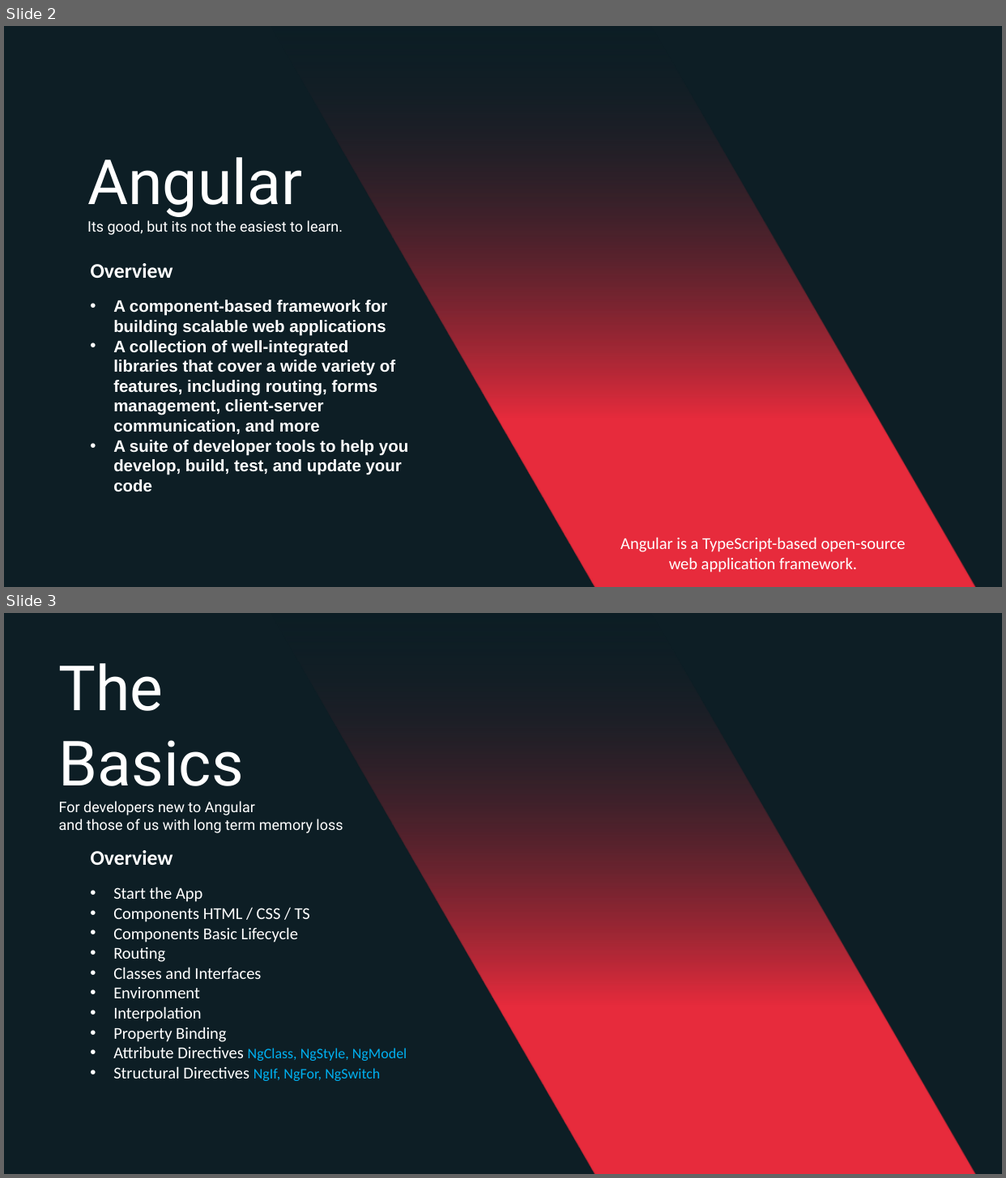
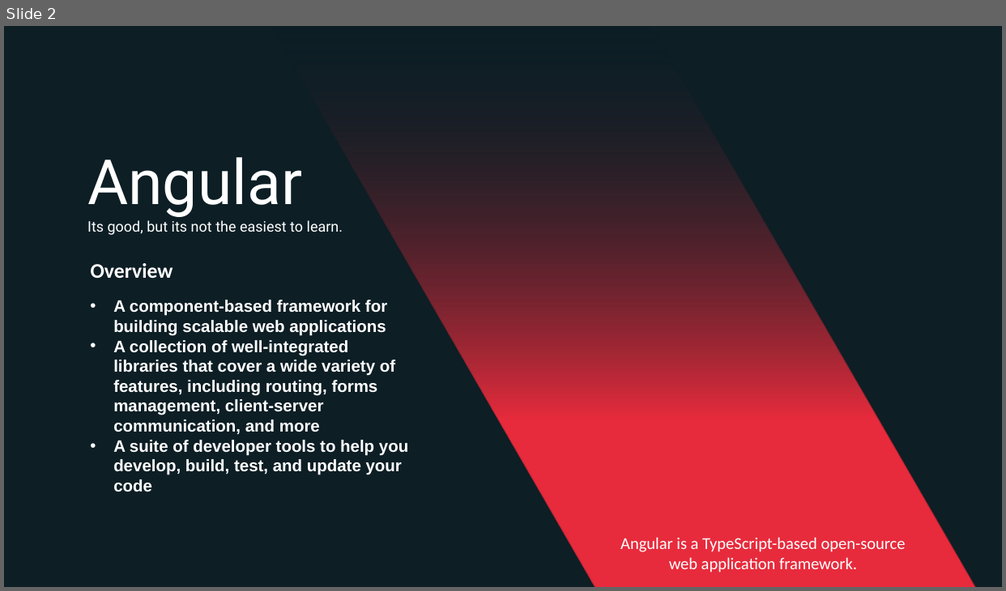
Before and after one commit to EliasKokkinos/Angular-Tutorials, a slide deck: documentation/Presentations/Angular the Basics.pptx. Shown one above the other, each under a label of ours: slides 2 and 3 before the commit, slide 2 after it. The pictures are 1006x1178 and 1006x591 pixels, drawn with LibreOffice and Linux fonts; fonts in the diff are those of the drawing. Boxes give left, top, right and bottom in pixels: in the first picture for what was removed or moved away, otherwise in the second. Text is boxed around its words. In the diff, an @@ line names an element or a change of style, - is before the commit and + after.

```diff
--- a/documentation/Presentations/Angular the Basics.pptx
+++ b/documentation/Presentations/Angular the Basics.pptx
@@ slide 3 removed at bbox=[4, 613, 1002, 1174], background #FFFFFF; not listed: 1 template element that a slide beside it also shows @@
@@ freeform shape removed at bbox=[270, 613, 976, 1174] @@
@@ text removed at bbox=[59, 663, 343, 833] @@
-The
-Basics
-For developers new to Angular
-and those of us with long term memory loss
@@ text removed at bbox=[91, 850, 173, 865] @@
-Overview
@@ text removed at bbox=[113, 887, 407, 1081] @@
-• Start the App
-• Components HTML / CSS / TS
-• Components Basic Lifecycle
-• Routing
-• Classes and Interfaces
-• Environment
-• Interpolation
-• Property Binding
-• Attribute Directives NgClass, NgStyle, NgModel
-• Structural Directives NgIf, NgFor, NgSwitch
```
Also in this commit, not shown: 5 slides added, 1 other slide removed, 7 other files.
